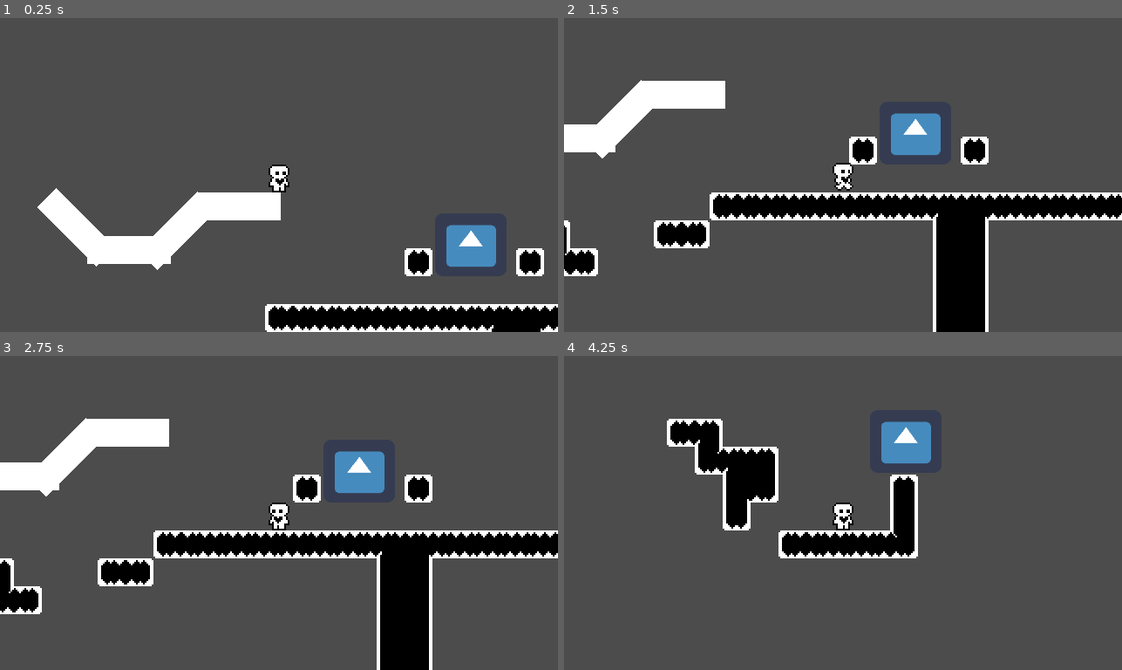
Above: before the commit, frames 1-4 (two rows, left to right).
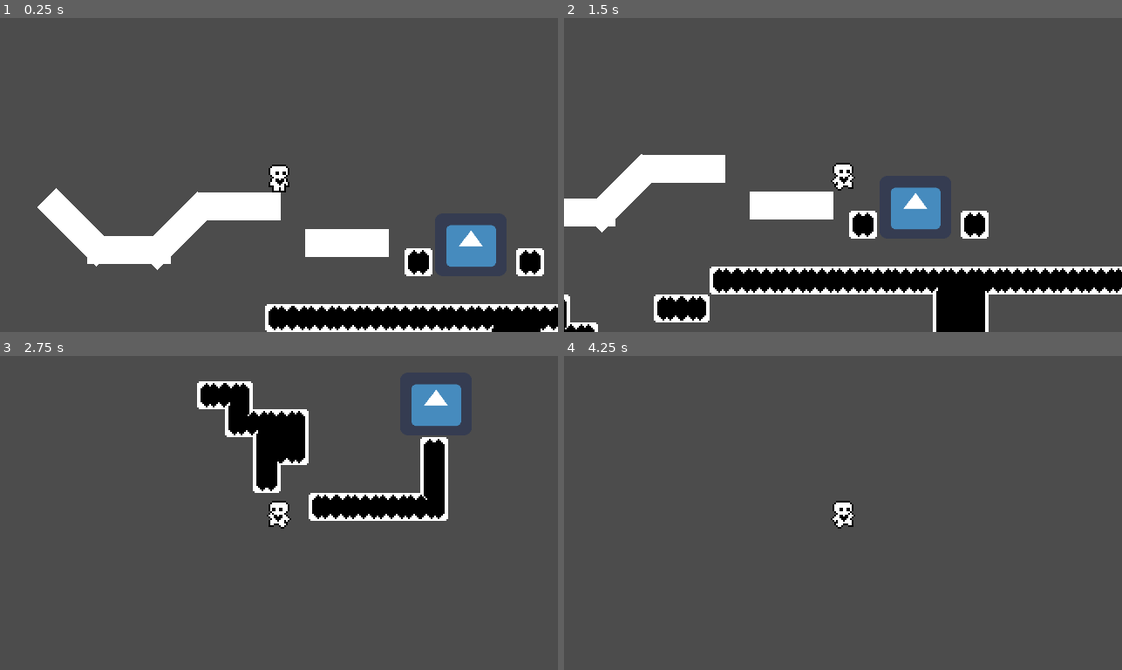
Above: after the commit, the same moments.

Repository: avilches/BetauerGodotTools
Game: Godot game, scene res://Worlds/World1.tscn
Same seed, same stepped clock (60 frames per second), same inputs: the game is played once before the commit and once after it. The engine's default icon, where the game draws it, is replaced by a stand-in: a white triangle on a blue panel in a dark square.
Inputs:
- Up to frame 1 (0.25 s): no input
- Up to frame 2 (1.5 s): tap Enter at 0.5 s; hold Right (ui_right) from 0.53 s (still down); tap Up (ui_up) at 0.77 s
- Up to frame 3 (2.75 s): tap Up (ui_up) at 1.52 s; release Right (ui_right) at 2.03 s; hold Left (ui_left) from 2.03 s (still down)
- Up to frame 4 (4.25 s): release Left (ui_left) at 2.78 s; hold Right (ui_right) from 2.78 s (still down); tap Up (ui_up) at 3.02, 3.77 s

The runs differ from the first frame. In frame 1, 1.3% of the frame differs, in the area x 54-70%, y 67-77%; in frame 2, 24%, in the area x 0-100%, y 19-100%; in frame 3, 24%; in frame 4, 8.0%.

Commit message:
pass through platforms

Diff:
--- a/Scenes/Player.gd
+++ b/Scenes/Player.gd
@@ -12,7 +12,7 @@
 const TIME_TO_MAX_SPEED = 0.2         # seconds to reach the max speed 0=immediate
 const MAX_SPEED = 80                  # pixels/seconds
 const STOP_IF_SPEED_IS_LESS_THAN = 20 # pixels/seconds
-const FRICTION = 0.9                  # 0=stop 0.9=10%/frame 0.99=ice!!
+const FRICTION = 0.82                  # 0=stop 0.9=10%/frame 0.99=ice!!
 onready var ACCELERATION = MAX_SPEED*1000 if TIME_TO_MAX_SPEED == 0 else MAX_SPEED/TIME_TO_MAX_SPEED
 
 # air
@@ -100,10 +100,25 @@
 
 	if DEBUG_MOTION && (lastMotion.x != motion.x || lastMotion.y != motion.y): print(motion)
 
+# las plataformas desde la que se pueden bajar deben estar en el layer 2 (bit 1 pq empiezan por 0) y deben
+# tener el collision mask vacio
+# asi, el jugador puede desactivar el mask 2 (bit 1) y se cae
+
+func fall_through():
+	if is_on_floor():
+		set_collision_mask_bit(1, false)
+
+func cancel_fall_through():
+	if get_collision_mask_bit(1) == false:
+		set_collision_mask_bit(1, true)
+
 func _physics_process(delta):
 
 	lateral_movement(delta)
 	var snap_vector = jump()
+
+	if Input.is_action_pressed("ui_down"): fall_through()
+	else: cancel_fall_through()
 
 	motion.y += GRAVITY * delta
 	motion.x = clamp(motion.x, -MAX_SPEED, MAX_SPEED)
--- a/Scenes/Player.tscn
+++ b/Scenes/Player.tscn
@@ -56,6 +56,8 @@
 
 [node name="Player" type="KinematicBody2D"]
 position = Vector2( 11, 9 )
+collision_layer = 2147483649
+collision_mask = 2147483651
 script = ExtResource( 2 )
 
 [node name="Sprite" type="Sprite" parent="."]
--- a/Worlds/World1.tscn
+++ b/Worlds/World1.tscn
@@ -21,25 +21,37 @@
 next_scene = "res://Worlds/World2.tscn"
 
 [node name="Platform move" type="KinematicBody2D" parent="."]
+collision_layer = 2
+collision_mask = 0
 
 [node name="CollisionShape2D" type="CollisionShape2D" parent="Platform move"]
 position = Vector2( 146, 1 )
 shape = SubResource( 1 )
+one_way_collision = true
+script = ExtResource( 2 )
+
+[node name="CollisionShape2D5" type="CollisionShape2D" parent="Platform move"]
+position = Vector2( 271, -3 )
+shape = SubResource( 1 )
+one_way_collision = true
 script = ExtResource( 2 )
 
 [node name="CollisionShape2D4" type="CollisionShape2D" parent="Platform move"]
 position = Vector2( 209, -24 )
 shape = SubResource( 1 )
+one_way_collision = true
 script = ExtResource( 2 )
 
 [node name="CollisionShape2D2" type="CollisionShape2D" parent="Platform move"]
 position = Vector2( 174, -10 )
 rotation = -0.785398
 shape = SubResource( 1 )
+one_way_collision = true
 script = ExtResource( 2 )
 
 [node name="CollisionShape2D3" type="CollisionShape2D" parent="Platform move"]
 position = Vector2( 116, -12 )
 rotation = 0.785398
 shape = SubResource( 1 )
+one_way_collision = true
 script = ExtResource( 2 )
--- a/project.godot
+++ b/project.godot
@@ -41,6 +41,11 @@
 
 sho=false
 
+[layer_names]
+
+2d_physics/layer_1="general"
+2d_physics/layer_2="pass_trough"
+
 [rendering]
 
 quality/2d/use_pixel_snap=true
